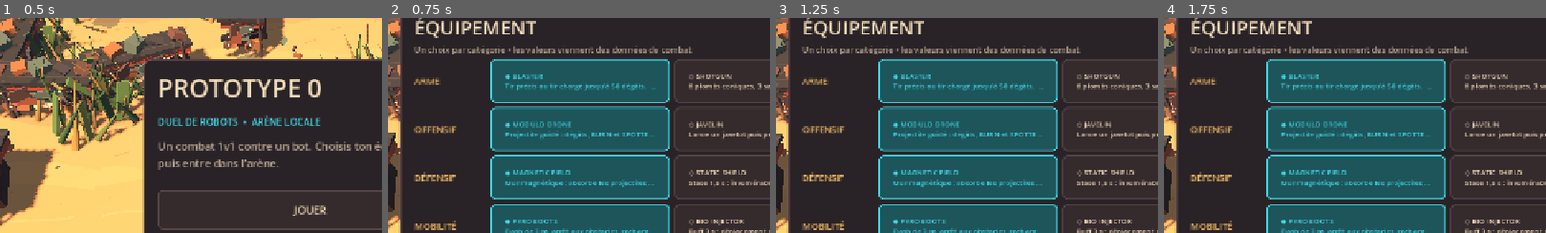
Above: before the commit, frames 1-4 (left to right).
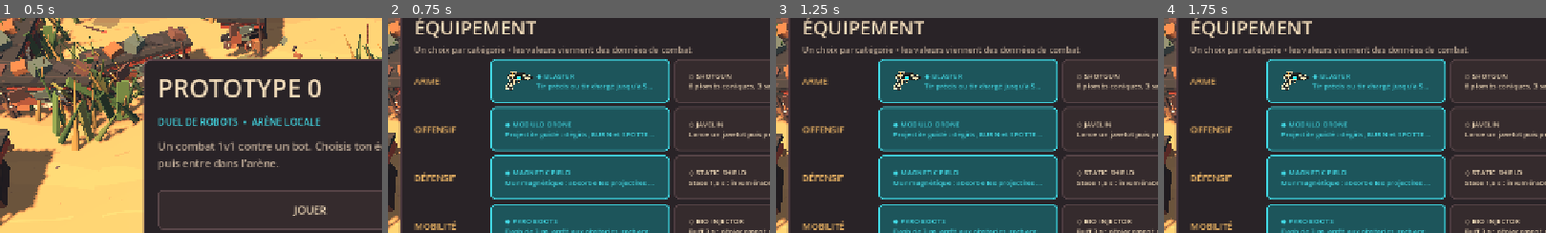
Above: after the commit, the same moments.

Repository: aKoMoses/PROTOTYPE-V0.1
Game: Godot game, scene res://scenes/main.tscn
Two runs of this game, one before a commit and one after it. Both use one fixed random seed, a clock stepped at 60 frames per second and the inputs below.
Inputs (mouse positions are % of the whole screen's width and height, from its top left):
- Up to frame 1 (0.5 s): no input
- Up to frame 2 (0.75 s): click "JOUER" at 0.5 s
- Up to frame 3 (1.25 s): no input
- Up to frame 4 (1.75 s): tap Enter at 1.25 s; move the mouse to (72, 45) at 1.27 s; hold D from 1.28 s (still down); hold Q from 1.28 s (still down); click (72, 45) at 1.42 s; tap Space at 1.52 s
The pictures show only the part of the screen within x 9-59%, y 11-61%; the shares and areas given below are measured in that part.

Frame 1 is identical in both runs. In frame 2, 1.0% of the frame differs, in the area x 30-70%, y 24-34%; in frame 3, 1.0%; in frame 4, 1.0%.

Commit message:
Add selected Blaster icon and Plasma firing sound

Diff:
--- a/scripts/game_flow.gd
+++ b/scripts/game_flow.gd
@@ -6,6 +6,7 @@
 
 const LOADOUT := preload("res://scripts/loadout_state.gd")
 const COMBAT_DATA := preload("res://scripts/combat_data.gd")
+const BLASTER_ICON: Texture2D = preload("res://art/icons/blaster-gravure.png")
 
 enum Screen { MENU, EQUIPMENT, SETTINGS, COMBAT, RESULT }
 enum RoundPhase { IDLE, COUNTDOWN, LIVE, ROUND_RESULT, MATCH_RESULT }
@@ -40,6 +41,7 @@
 var _equipment_details: Label
 var _selection_buttons: Dictionary = {}
 var _hud_labels: Dictionary = {}
+var _blaster_ui_icon: AtlasTexture
 var _pause_panel: PanelContainer
 var _result_panel: PanelContainer
 var _settings_panel: PanelContainer
@@ -62,6 +64,9 @@
 	touch_controls = touch_node
 	loadout = LOADOUT.load_local()
 	_load_settings()
+	_blaster_ui_icon = AtlasTexture.new()
+	_blaster_ui_icon.atlas = BLASTER_ICON
+	_blaster_ui_icon.region = Rect2(100, 270, 1100, 770)
 	process_mode = Node.PROCESS_MODE_ALWAYS
 	_build_ui()
 	if touch_controls != null and touch_controls.has_method("set_control_scale"):
@@ -251,6 +256,9 @@
 		button.clip_text = true
 		button.text_overrun_behavior = TextServer.OVERRUN_TRIM_ELLIPSIS
 		button.add_theme_font_size_override("font_size", 12)
+		if identifier == "blaster":
+			button.icon = _blaster_ui_icon
+			button.expand_icon = true
 		button.pressed.connect(func() -> void:
 			loadout[category] = identifier
 			_refresh_equipment()
@@ -328,7 +336,7 @@
 	_screen_root.add_child(_hud)
 	var top_left := PanelContainer.new()
 	top_left.position = Vector2(22, 18)
-	top_left.custom_minimum_size = Vector2(285, 108)
+	top_left.custom_minimum_size = Vector2(325, 108)
 	top_left.add_theme_stylebox_override("panel", _panel_style(Color(0.08, 0.07, 0.08, 0.86), Color("#5f4c4b"), 9))
 	_hud.add_child(top_left)
 	var left_box := VBoxContainer.new()
@@ -337,8 +345,22 @@
 	left_box.add_child(_hud_labels.player)
 	_hud_labels.player_effects = _label("", 14, CYAN)
 	left_box.add_child(_hud_labels.player_effects)
+	var weapon_row := HBoxContainer.new()
+	weapon_row.custom_minimum_size = Vector2(270, 32)
+	weapon_row.add_theme_constant_override("separation", 8)
+	left_box.add_child(weapon_row)
+	var weapon_icon := TextureRect.new()
+	weapon_icon.texture = _blaster_ui_icon
+	weapon_icon.custom_minimum_size = Vector2(42, 32)
+	weapon_icon.expand_mode = TextureRect.EXPAND_IGNORE_SIZE
+	weapon_icon.stretch_mode = TextureRect.STRETCH_KEEP_ASPECT_CENTERED
+	weapon_row.add_child(weapon_icon)
+	_hud_labels.weapon_icon = weapon_icon
 	_hud_labels.weapon = _label("", 14, AMBER)
-	left_box.add_child(_hud_labels.weapon)
+	_hud_labels.weapon.custom_minimum_size = Vector2(220, 32)
+	_hud_labels.weapon.autowrap_mode = TextServer.AUTOWRAP_OFF
+	_hud_labels.weapon.vertical_alignment = VERTICAL_ALIGNMENT_CENTER
+	weapon_row.add_child(_hud_labels.weapon)
 	_hud_labels.passive = _label("", 14, MUTED)
 	left_box.add_child(_hud_labels.passive)
 	var top_right := PanelContainer.new()
@@ -441,6 +463,7 @@
 	_hud_labels.player_effects.text = _effects_text(player)
 	_hud_labels.enemy_effects.text = _effects_text(target)
 	var weapon_id := str(player.call("get_weapon_id"))
+	_hud_labels.weapon_icon.visible = weapon_id == "blaster"
 	var weapon_text := LOADOUT.display_name(weapon_id)
 	if weapon_id == "shotgun":
 		weapon_text += "   •   %d / 3" % int(player.call("get_shotgun_ammo"))
--- a/scripts/player.gd
+++ b/scripts/player.gd
@@ -10,6 +10,7 @@
 const COMBAT_STATE := preload("res://scripts/combat_state.gd")
 const PASSIVE_STATE := preload("res://scripts/passive_state.gd")
 const VISIBILITY_STATE := preload("res://scripts/visibility_state.gd")
+const BLASTER_SHOT_SOUND: AudioStream = preload("res://art/audio/blaster-plasma.mp3")
 
 @export var move_speed := 5.0
 @export var attack_interval := 0.55
@@ -139,6 +140,7 @@
 var _blaster_light: OmniLight3D
 var _blaster_charge_visual: MeshInstance3D
 var _blaster_charge_material: StandardMaterial3D
+var _blaster_shot_audio: AudioStreamPlayer
 var _shotgun_pivot: Node3D
 var _shotgun_tip: Node3D
 var _shotgun_light: OmniLight3D
@@ -183,6 +185,12 @@
 	_load_weapon_definitions()
 	_build_collision()
 	_build_robot()
+	_blaster_shot_audio = AudioStreamPlayer.new()
+	_blaster_shot_audio.name = "BlasterShotAudio"
+	_blaster_shot_audio.stream = BLASTER_SHOT_SOUND
+	_blaster_shot_audio.max_polyphony = 4
+	_blaster_shot_audio.volume_db = -6.0
+	add_child(_blaster_shot_audio)
 
 
 func _load_weapon_definitions() -> void:
@@ -1838,6 +1846,7 @@
 	if now < _blaster_next_attack_ready_at:
 		return
 	_mark_combat_event()
+	_blaster_shot_audio.play()
 	look_at(global_position + direction, Vector3.UP)
 	_blaster_attack_token += 1
 	var token := _blaster_attack_token
--- a/tools/test_blaster.gd
+++ b/tools/test_blaster.gd
@@ -23,6 +23,12 @@
 		await _test_charge_speed(player)
 		await _test_cancel_on_weapon_change(player)
 		await _test_cancel_on_death(player, target)
+		var shot_audio := player.get_node_or_null("BlasterShotAudio") as AudioStreamPlayer
+		if shot_audio != null:
+			shot_audio.stop()
+	current_scene = null
+	scene.queue_free()
+	await process_frame
 	if _failures.is_empty():
 		print("P0-127 BLASTER TEST: PASS")
 		quit(0)
@@ -47,6 +53,11 @@
 func _test_normal_shot(player: Node, target: Node) -> void:
 	await _prepare(player, target)
 	player.call("_fire_blaster_projectile", 20.0, 0.0, Vector3(0.0, 0.0, -1.0))
+	var shot_audio := player.get_node_or_null("BlasterShotAudio") as AudioStreamPlayer
+	if shot_audio == null or shot_audio.stream == null or shot_audio.stream.resource_path != "res://art/audio/blaster-plasma.mp3":
+		_failures.append("tir normal : son Plasma manquant")
+	elif not shot_audio.playing:
+		_failures.append("tir normal : son Plasma non joué")
 	await _wait_seconds(0.35)
 	var damage := 1000.0 - float(target.call("get_health"))
 	if absf(damage - 20.0) > 0.6:
Not shown, added: art/audio/blaster-plasma.mp3.import
Binary file added: art/icons/blaster-gravure.png
Not shown, added: art/icons/blaster-gravure.png.import
Not shown, changed: README.md
Not shown, added: art/audio/blaster-plasma.mp3
